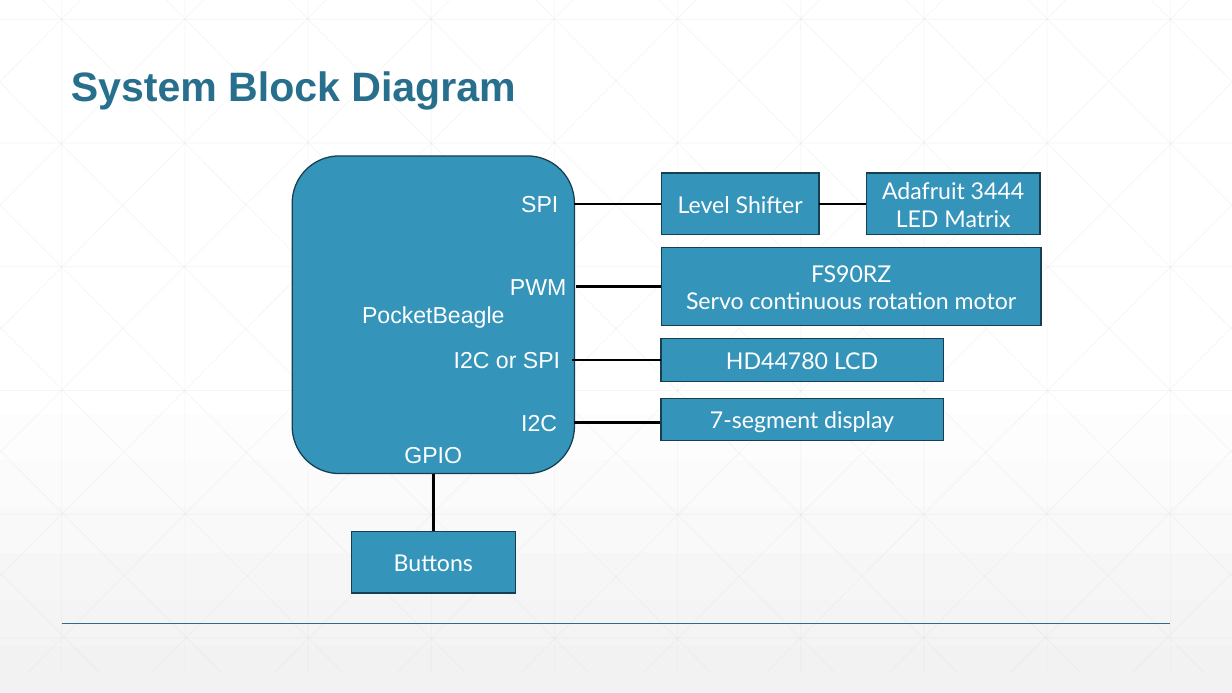
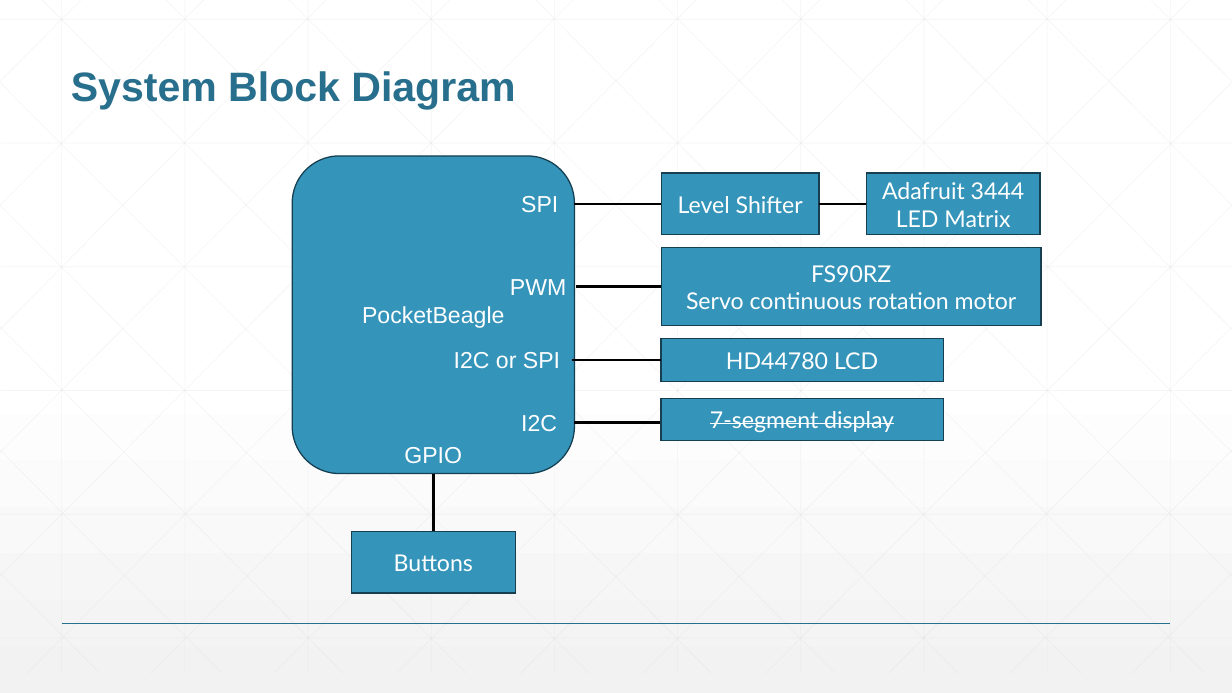
Before and after one commit to est-2/EDES301, a slide deck: slide 8 of project_01/docs/Tucker_EDES301_project_01_proposal.pptx. Drawn at 1232x693 pixels with LibreOffice and Linux fonts; fonts in the diff are those of the drawing. Boxes give left, top, right and bottom in pixels: in the first picture for what was removed or moved away, otherwise in the second. Text is boxed around its words. In the diff, an @@ line names an element or a change of style, - is before the commit and + after.

```diff
--- a/project_01/docs/Tucker_EDES301_project_01_proposal.pptx
+++ b/project_01/docs/Tucker_EDES301_project_01_proposal.pptx
@@ rectangle "7-segment display" at (661,398,943,441): strikethrough on @@
```
Also in this commit, not shown: 4 other slides changed, 2 slides added, 1 other file.
